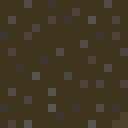
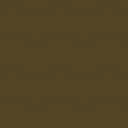
Comparing the layer stacks of the two 128x128 images. Changes:
hid "Soil SPUD path corner" over [0, 0, 128, 128]
